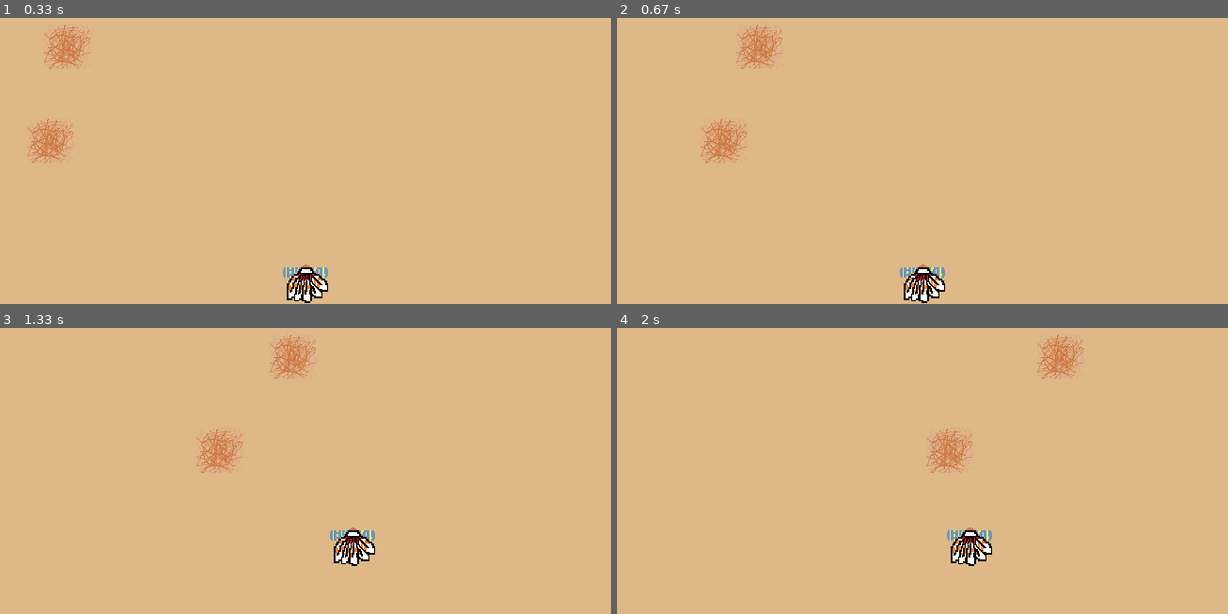
Above: before the commit, frames 1-4 (two rows, left to right).
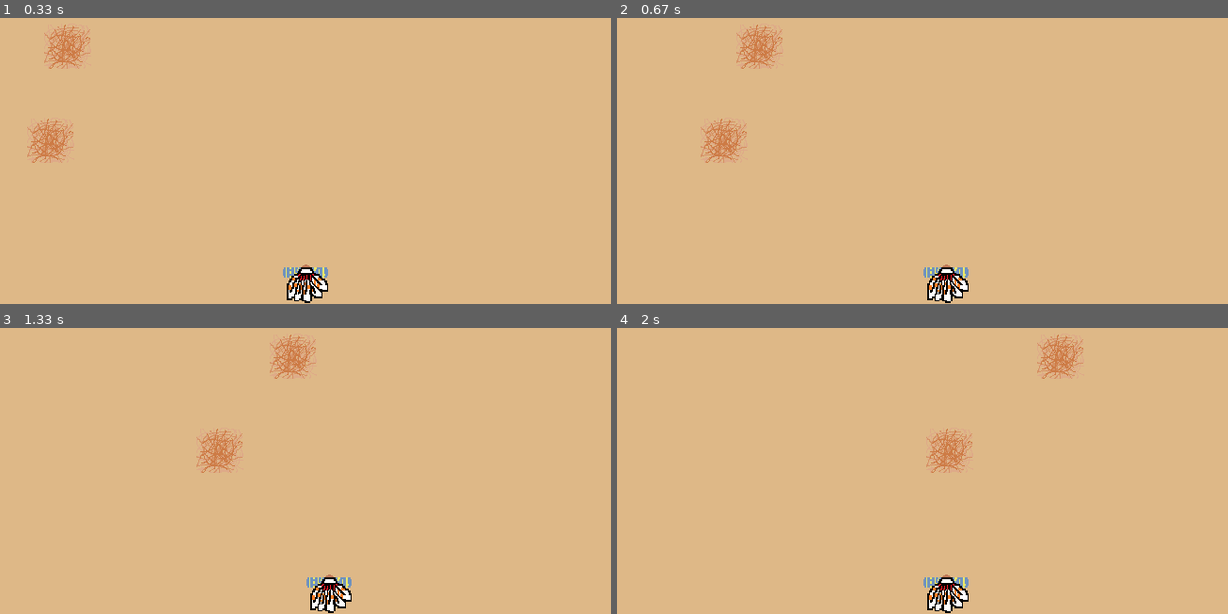
Above: after the commit, the same moments.

Repository: AZEN-SGG/PyGameProject
Game: pygame game, started from MainProgramm.py
Two runs of this game, one before a commit and one after it. Both use one fixed random seed, a clock stepped at 60 frames per second and the inputs below.
Inputs:
- Up to frame 1 (0.33 s): no input
- Up to frame 2 (0.67 s): tap Space at 0.33 s
- Up to frame 3 (1.33 s): hold D 0.67-1.13 s; tap Space at 0.73, 1.03, 1.23 s; hold W from 1.17 s (still down)
- Up to frame 4 (2 s): tap Space at 1.53 s; release W at 1.63 s

Frame 1 is identical in both runs. In frame 2, 1.1% of the frame differs, in the area x 46-58%, y 86-100%; in frame 3, 1.5%, in the area x 50-62%, y 69-100%; in frame 4, 1.5%.

Commit message:
Отредактировала реакцию на столкновение

Diff:
--- a/MainProgramm.py
+++ b/MainProgramm.py
@@ -8,8 +8,6 @@
 
 game_folder = os.path.dirname(__file__)
 data_folder = os.path.join(game_folder, 'data')
-
-faced = False
 
 
 class Board:
@@ -49,6 +47,10 @@
         else:
             self.rect.y += 50
 
+    def change_rect(self):
+        self.rect.y = HEIGHT - 50
+        self.rect.x = WIDTH // 2
+
     def go_right(self):
         if self.rect.x == WIDTH - 50:
             self.rect.x = 0
@@ -77,8 +79,15 @@
 
     def update(self):
         if pygame.sprite.collide_mask(self, player):
-            global faced
-            faced = True
+            font = pygame.font.Font(None, 50)
+            text = font.render("Игра окончена", True, (100, 255, 100))  # Нужно дописать про пробел
+            text_x = WIDTH // 2 - text.get_width() // 2
+            text_y = HEIGHT // 2 - text.get_height() // 2
+            text_w = text.get_width()
+            text_h = text.get_height()
+            screen.blit(text, (text_x, text_y))
+            pygame.draw.rect(screen, (0, 255, 0), (text_x - 10, text_y - 10,
+                                                   text_w + 20, text_h + 20), 1)
 
         elif self.rect.x > WIDTH:
             self.rect.x = -50
@@ -121,28 +130,24 @@
             running = False
 
         if event.type == pygame.KEYDOWN:
-            if not faced:
-                if event.key == pygame.K_w:
-                    player.go_up()
+            if event.key == pygame.K_w:
+                player.go_up()
 
-                elif event.key == pygame.K_s:
-                    player.go_down()
+            elif event.key == pygame.K_s:
+                player.go_down()
 
-                elif event.key == pygame.K_d:
-                    player.go_right()
+            elif event.key == pygame.K_d:
+                player.go_right()
 
-                elif event.key == pygame.K_a:
-                    player.go_left()
+            elif event.key == pygame.K_a:
+                player.go_left()
 
-            else:
-                if event.key == pygame.K_SPACE:
-                    running = False
+            elif event.key == pygame.K_SPACE:
+                player.change_rect()
 
     # Обновление
     screen.fill((222, 184, 135))
-
-    if not faced:
-        all_sprites.update()
+    all_sprites.update()
 
     # Рендеринг
     all_sprites.draw(screen)
